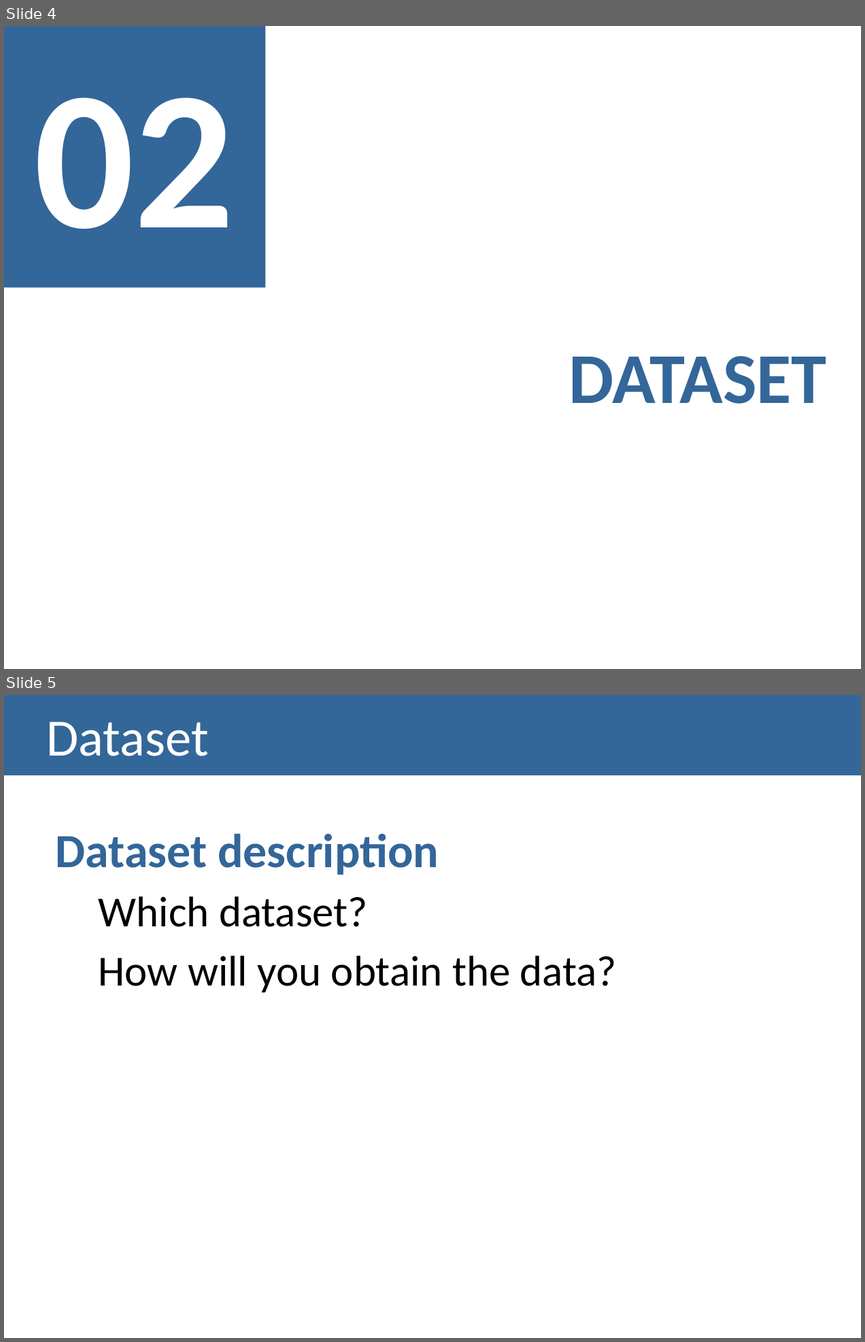
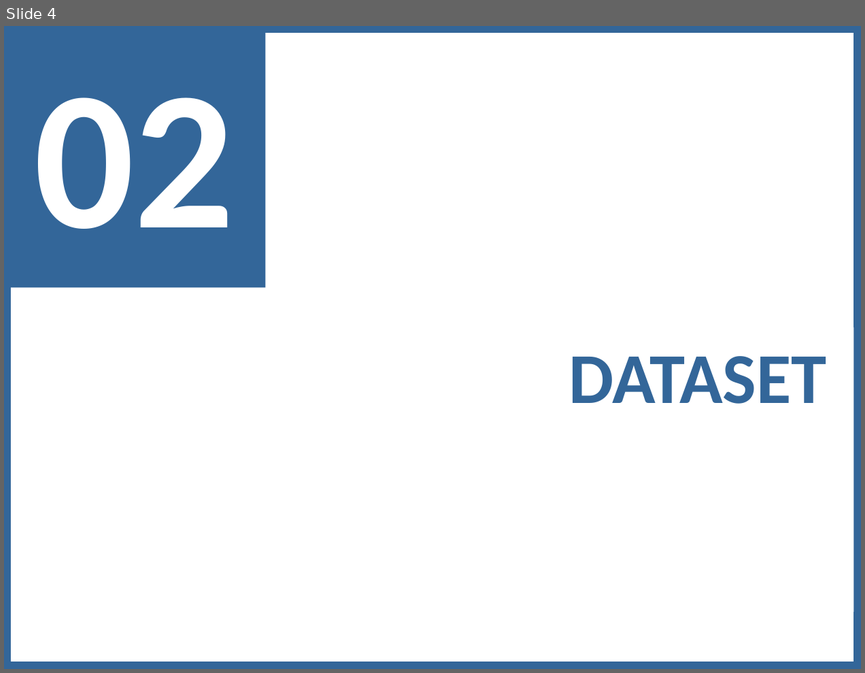
Before and after one commit to Zuchis/info-vis, a slide deck: checkpoint1/Lab02-PresentationTemplate.pptx. Shown one above the other, each under a label of ours: slides 4 and 5 before the commit, slide 4 after it. The pictures are 865x1342 and 865x673 pixels, drawn with LibreOffice and Linux fonts; fonts in the diff are those of the drawing. Boxes give left, top, right and bottom in pixels: in the first picture for what was removed or moved away, otherwise in the second. Text is boxed around its words. In the diff, an @@ line names an element or a change of style, - is before the commit and + after.

```diff
--- a/checkpoint1/Lab02-PresentationTemplate.pptx
+++ b/checkpoint1/Lab02-PresentationTemplate.pptx
@@ slide 5 removed at [4, 695, 861, 1338], background #FFFFFF @@
@@ title removed at [4, 695, 861, 775] @@
-Dataset
@@ text removed at [56, 834, 617, 992] @@
-Dataset description
-  Which dataset?
-  How will you obtain the data?
@@ slide 4 changed as well @@
@@ rectangle "02" at [4, 26, 265, 287]: less space between paragraphs; text to rectangle @@
@@ rectangle added at [4, 26, 861, 669], outline #336699 11.99 pt @@
```
Also in this commit, not shown: 9 other slides changed.
